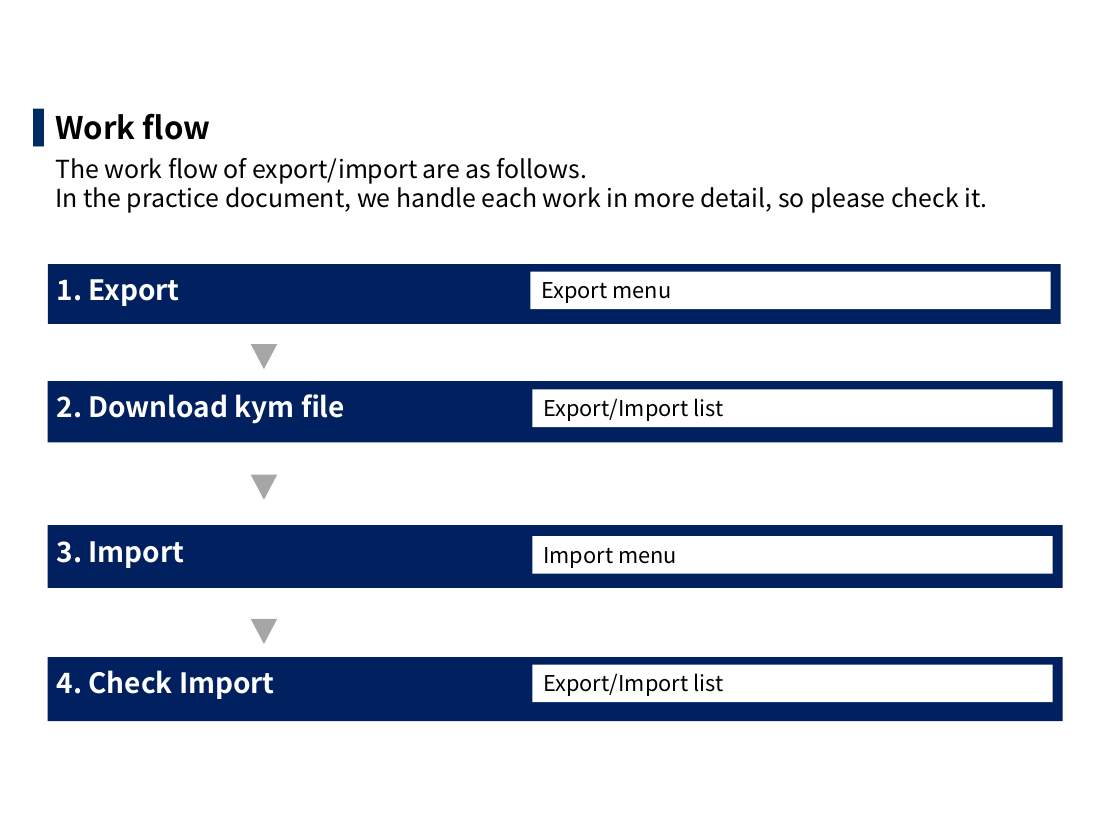
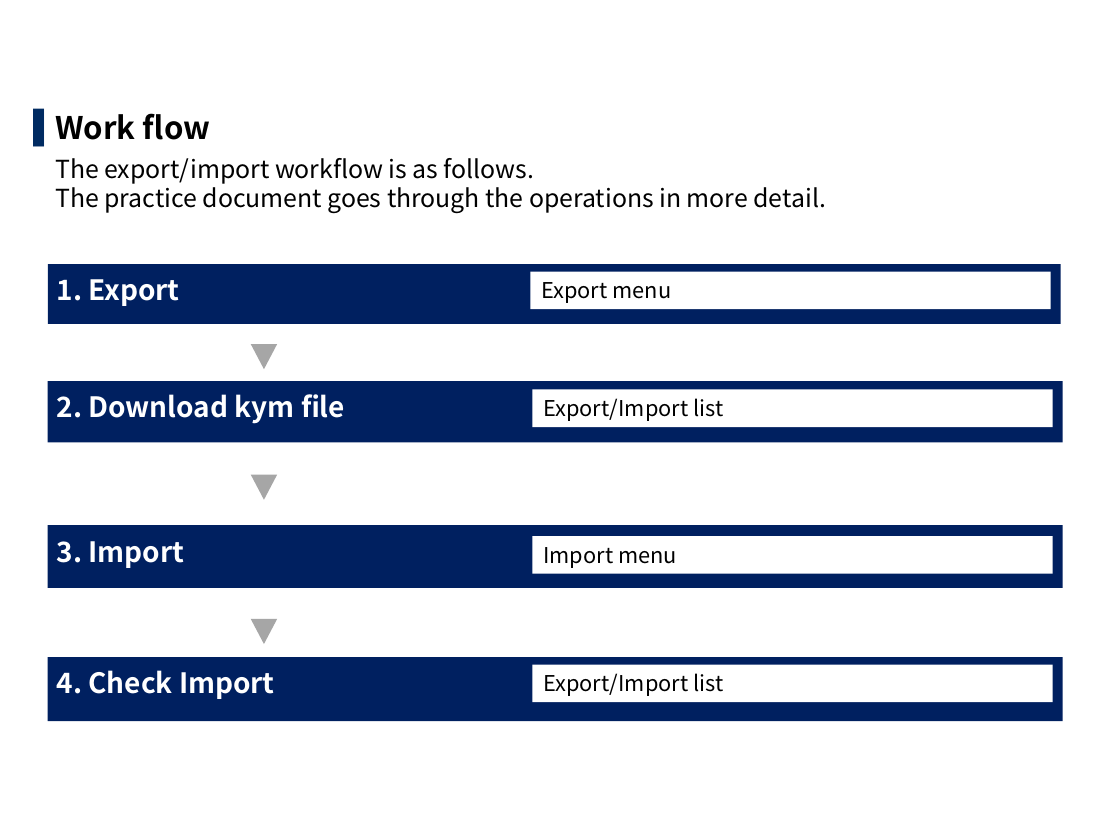
Before and after one commit to exastro-suite/it-automation-docs, a slide deck: slide 8 of asset/Learn/ITA-export-import_classroom_lecture_en.pptx (slide 9 before the commit). Drawn at 1120x840 pixels with LibreOffice and Linux fonts; fonts in the diff are those of the drawing; background and template pictures are left out. Boxes give left, top, right and bottom in pixels: in the first picture for what was removed or moved away, otherwise in the second. Text is boxed around its words. In the diff, an @@ line names an element or a change of style, - is before the commit and + after.

```diff
--- a/asset/Learn/ITA-export-import_classroom_lecture_en.pptx
+++ b/asset/Learn/ITA-export-import_classroom_lecture_en.pptx
@@ text at bbox=[55, 158, 826, 214]: text changed @@
-  The work flow of export/import are as follows.
-  In the practice document, we handle each work in more detail, so please check it.
+  The export/import workflow is as follows.
+  The practice document goes through the operations in more detail.
```
Also in this commit, not shown: 4 other slides changed, 8 slides added, 1 slide removed, 30 other files.
